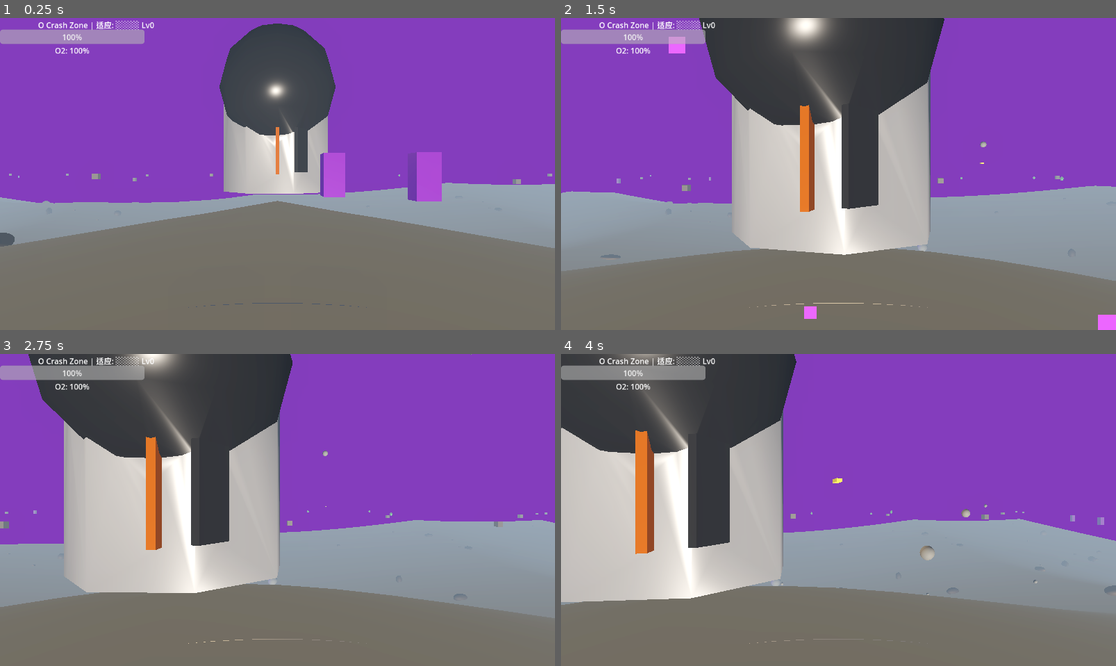
Above: before the commit, frames 1-4 (two rows, left to right).
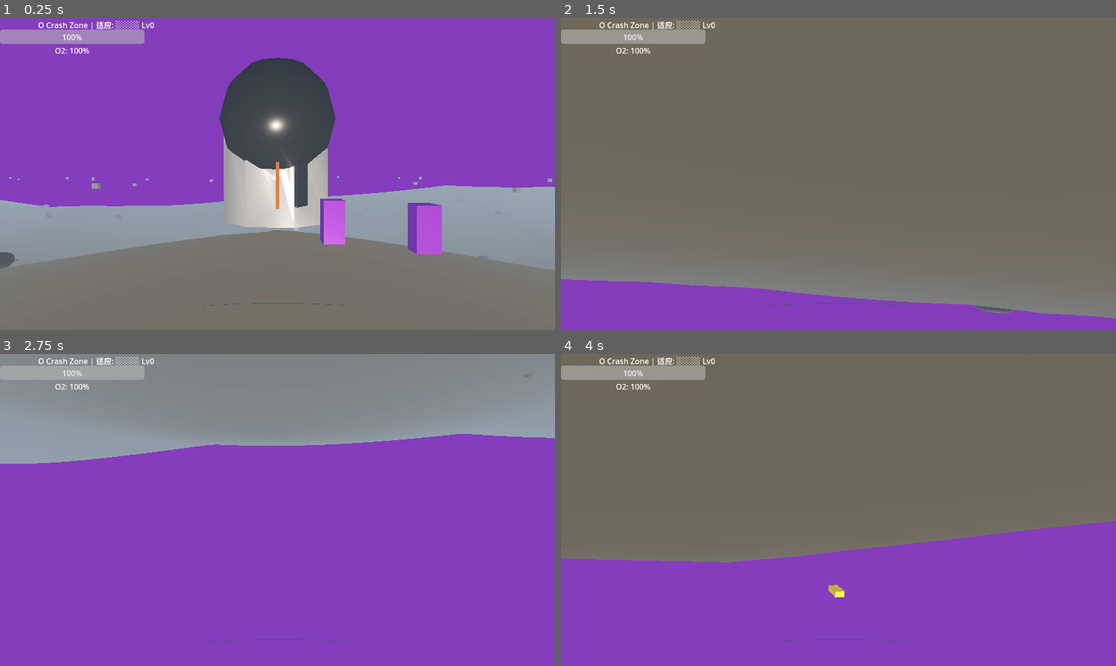
Above: after the commit, the same moments.

Repository: qnctx/star-abyss-game
Game: Godot game, scene res://scenes/main.tscn
Two runs of this game, one before a commit and one after it. Both use one fixed random seed, a clock stepped at 60 frames per second and the inputs below.
Inputs (mouse positions are in pixels of both pictures, inside the frame that each line leads up to):
- Up to frame 1 (0.25 s): no input
- Up to frame 2 (1.5 s): tap Enter at 0.5 s; move the mouse to (866, 174) at 0.52 s; hold Shift (sprint) 0.53-1.28 s; hold W (move_forward) from 0.53 s (still down); click (866, 174) at 0.67 s; tap Space (jump, bound only after the commit) at 0.77, 1.07 s; tap Ctrl (crouch, bound only after the commit) at 0.8, 1.35 s; move the mouse to (810, 174) at 1.27 s; click (810, 174) at 1.42 s
- Up to frame 3 (2.75 s): keep holding W (move_forward); tap Space (jump, bound only after the commit) at 1.52, 1.82, 2.3 s; tap Z (prone, bound only after the commit) at 1.55 s; move the mouse to (288, 503) at 2.02 s; hold Z (prone, bound only after the commit) from 2.03 s (still down); click (288, 503) at 2.17 s
- Up to frame 4 (4 s): keep holding W (move_forward); move the mouse to (832, 516) at 2.77 s; release Z (prone, bound only after the commit) at 2.78 s; tap Space (jump, bound only after the commit) at 2.85, 3.02, 3.32, 3.77 s; click (832, 516) at 2.92 s; tap Shift (sprint) at 3.05 s; move the mouse to (877, 513) at 3.52 s; hold E (interact) from 3.53 s (still down); click (877, 513) at 3.67 s; tap Ctrl (crouch, bound only after the commit) at 3.8 s

The runs differ from the first frame. In frame 1, 16% of the frame differs, in the area x 0-100%, y 1-81%; in frame 2, 88%; in frame 3, 83%; in frame 4, 98%, in the area x 0-100%, y 0-100%.

Commit message:
Add jump/crouch/prone movement states; fix mouse re-capture on click

Diff:
--- a/src/project.godot
+++ b/src/project.godot
@@ -51,6 +51,21 @@
 "events": [Object(InputEventKey,"resource_local_to_scene":false,"resource_name":"","device":-1,"window_id":0,"alt_press …(182 unchanged characters)…
 ]
 }
+jump={
+"deadzone": 0.2,
+"events": [Object(InputEventKey,"resource_local_to_scene":false,"resource_name":"","device":-1,"window_id":0,"alt_pressed":false,"shift_pressed":false,"ctrl_pressed":false,"meta_pressed":false,"pressed":false,"keycode":0,"physical_keycode":32,"key_label":0,"unicode":32,"echo":false,"script":null)
+]
+}
+crouch={
+"deadzone": 0.2,
+"events": [Object(InputEventKey,"resource_local_to_scene":false,"resource_name":"","device":-1,"window_id":0,"alt_pressed":false,"shift_pressed":false,"ctrl_pressed":false,"meta_pressed":false,"pressed":false,"keycode":0,"physical_keycode":4194326,"key_label":0,"unicode":0,"echo":false,"script":null)
+]
+}
+prone={
+"deadzone": 0.2,
+"events": [Object(InputEventKey,"resource_local_to_scene":false,"resource_name":"","device":-1,"window_id":0,"alt_pressed":false,"shift_pressed":false,"ctrl_pressed":false,"meta_pressed":false,"pressed":false,"keycode":0,"physical_keycode":90,"key_label":0,"unicode":122,"echo":false,"script":null)
+]
+}
 shoot={
 "deadzone": 0.2,
 "events": [Object(InputEventMouseButton,"resource_local_to_scene":false,"resource_name":"","device":-1,"window_id":0,"a …(250 unchanged characters)…
--- a/src/scripts/player.gd
+++ b/src/scripts/player.gd
@@ -2,18 +2,30 @@
 
 @export var speed: float = 8.0
 @export var sprint_speed: float = 12.0
+@export var crouch_speed: float = 4.0
+@export var prone_speed: float = 2.0
+@export var jump_force: float = 10.0
 @export var oxygen_drain_rate: float = 0.556  # 基础耗氧：180秒耗尽
 @export var sprint_drain_rate: float = 0.778   # 冲刺耗氧：约130秒耗尽
 @export var mouse_sensitivity: float = 0.003
 
 const WORLD_HALF: float = 50.0  # 100x100 terrain boundary (half of 100)
 const STUCK_VELOCITY_THRESHOLD: float = 0.5  # Below this velocity считается "застрял"
+const EYE_HEIGHT_NORMAL: float = 0.5
+const EYE_HEIGHT_CROUCH: float = 0.25
+const EYE_HEIGHT_PRONE: float = 0.1
 
 var current_oxygen: float = 180.0
 var max_oxygen: float = 180.0
 var is_dead: bool = false
 var _grace_timer: float = 10.0  # 开局安全期，氧气不消耗
 
+# Movement states: 0=normal, 1=crouching, 2=prone
+var _movement_state: int = 0
+var _crouch_transition: float = 0.0  # 0=fully normal, 1=fully crouched/prone
+var _target_eye_height: float = EYE_HEIGHT_NORMAL
+var _is_jumping: bool = false
+
 # Oxygen and death signals
 signal oxygen_changed()
 signal player_died()
@@ -34,6 +46,11 @@
 	if event is InputEventKey and event.pressed and event.keycode == KEY_ESCAPE:
 		Input.set_mouse_mode(Input.MOUSE_MODE_VISIBLE)
 
+	# Re-capture mouse when clicking inside the game window
+	if event is InputEventMouseButton and event.button_index == MOUSE_BUTTON_LEFT and event.pressed:
+		if Input.get_mouse_mode() == Input.MOUSE_MODE_VISIBLE:
+			Input.set_mouse_mode(Input.MOUSE_MODE_CAPTURED)
+
 
 func _physics_process(delta):
 	if is_dead:
@@ -43,23 +60,67 @@
 	if Input.is_action_just_pressed("teleport"):
 		_try_teleport()
 
-	# Movement — freeze Y so player stays on terrain plane
+	# Handle crouch/prone state transitions
+	var crouch_pressed = Input.is_action_pressed("crouch")
+	var prone_pressed = Input.is_action_pressed("prone")
+
+	if prone_pressed:
+		_movement_state = 2
+		_target_eye_height = EYE_HEIGHT_PRONE
+	elif crouch_pressed:
+		_movement_state = 1
+		_target_eye_height = EYE_HEIGHT_CROUCH
+	else:
+		_movement_state = 0
+		_target_eye_height = EYE_HEIGHT_NORMAL
+
+	# Smooth eye height transition
+	var current_eye_height = global_position.y - (WorldGenerator.get_height_at(Vector2(global_position.x, global_position.z)) if WorldGenerator else 0.0)
+	var target_y_from_terrain = _target_eye_height
+	_crouch_transition = lerp(_crouch_transition, 1.0 if _movement_state > 0 else 0.0, delta * 10.0)
+
+	# Movement
 	var input_dir = Input.get_vector("move_left", "move_right", "move_forward", "move_back")
-	var is_sprinting = Input.is_action_pressed("sprint")
-
-	var current_speed = sprint_speed if is_sprinting else speed
+	var is_sprinting = Input.is_action_pressed("sprint") and _movement_state == 0
+	var is_crouching = _movement_state == 1
+	var is_proning = _movement_state == 2
+
+	# Determine current speed
+	var current_speed: float
+	if is_proning:
+		current_speed = prone_speed
+	elif is_crouching:
+		current_speed = crouch_speed
+	elif is_sprinting:
+		current_speed = sprint_speed
+	else:
+		current_speed = speed
+
 	# Transform input to world space relative to player's Y rotation (camera facing)
 	var move_vec := Vector3(input_dir.x, 0, input_dir.y)
 	var direction = (transform.basis * move_vec).normalized()
 
+	# Jump — only when on ground and not prone
+	if Input.is_action_just_pressed("jump") and _movement_state < 2:
+		velocity.y = jump_force
+		_is_jumping = true
+
+	# Apply gravity
+	velocity.y -= 20.0 * delta
 	velocity.x = direction.x * current_speed
-	velocity.y = -20.0  # Gravity — ensures player falls and stays on terrain
 	velocity.z = direction.z * current_speed
 	move_and_slide()
-	# Keep player on terrain surface — snap Y to terrain height at current XZ
+
+	# Ground detection
+	var on_ground = is_on_floor()
+	if on_ground:
+		_is_jumping = false
+
+	# Snap to terrain surface + current eye height (only when on ground)
 	if WorldGenerator:
 		var terrain_y = WorldGenerator.get_height_at(Vector2(global_position.x, global_position.z))
-		global_position.y = terrain_y + 0.5  # +0.5 is player eye height above terrain
+		if on_ground:
+			global_position.y = terrain_y + _target_eye_height
 
 	# Detect stuck state: input present but velocity near zero after move_and_slide()
 	# This commonly happens with ConcavePolygonShape3D terrain
@@ -115,7 +176,7 @@
 	# Re-sample terrain height at the offset position
 	if WorldGenerator:
 		spawn_y = WorldGenerator.get_height_at(Vector2(spawn_x, spawn_z))
-	global_position = Vector3(spawn_x, spawn_y + 0.5, spawn_z)
+	global_position = Vector3(spawn_x, spawn_y + EYE_HEIGHT_NORMAL, spawn_z)
 	oxygen_changed.emit()
 
 
